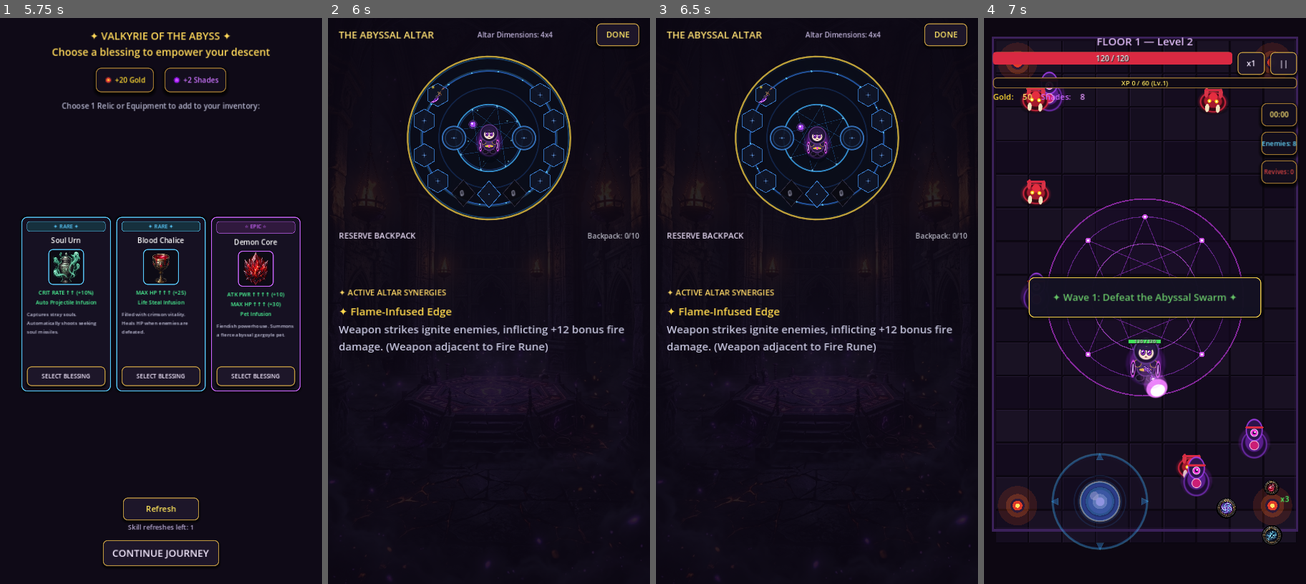
Above: before the commit, frames 1-4 (left to right).
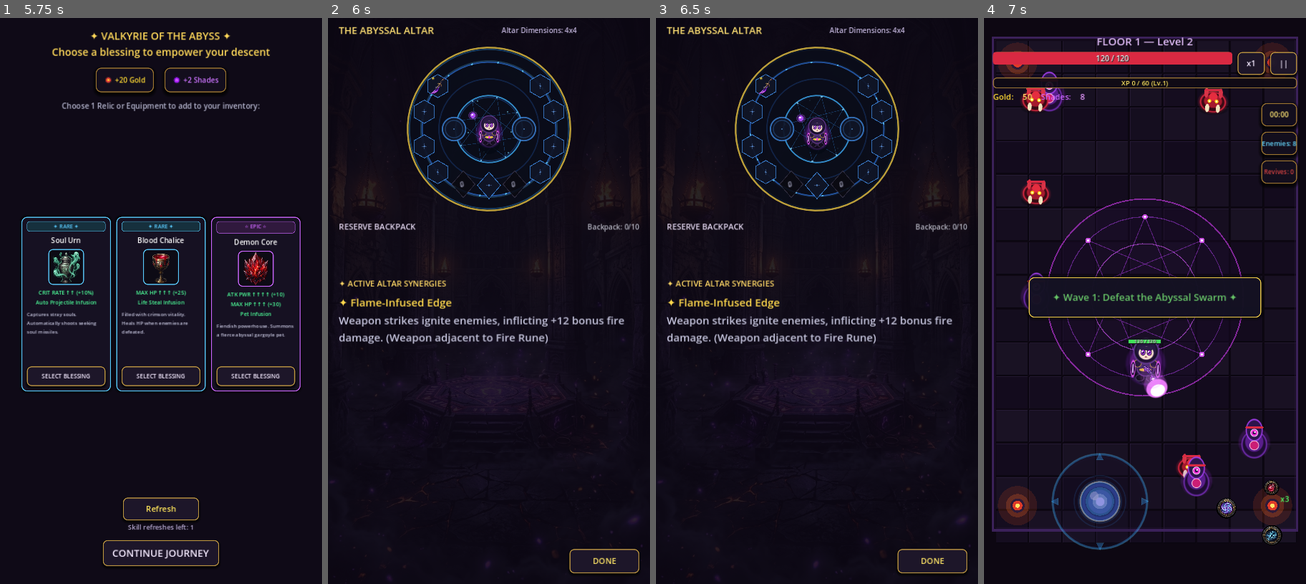
Above: after the commit, the same moments.

Repository: sundar1236/DarkSummoner
Game: Godot game, scene res://scenes/main/main.tscn
Same seed, same stepped clock (60 frames per second), same inputs: the game is played once before the commit and once after it.
Inputs (mouse positions are in pixels of both pictures, inside the frame that each line leads up to):
- Up to frame 1 (5.75 s): click "Normal 1.0x" at 0.5 s; click "Normal 1.0x" at 1.25 s; click "Start (x5 ⚡)" at 2 s; tap Enter at 2.75, 4.35 s; drag from (115, 414) to (193, 170) at 2.77 s; drag from (96, 323) to (128, 453) at 3.52 s; move the mouse to (193, 170) at 4.27 s; hold D 4.28-5 s; drag from (144, 414) to (209, 323) at 5.02 s
- Up to frame 2 (6 s): click "CONTINUE JOURNEY" at 5.75 s
- Up to frame 3 (6.5 s): no input
- Up to frame 4 (7 s): click "DONE" at 6.5 s

Frame 1 is identical in both runs. In frame 2, 9.9% of the frame differs, in the area x 3-97%, y 0-99%; in frame 3, 8.9%; in frame 4, nothing differs.
Error in both runs: Cannot call method 'create_timer' on a null value. (res://scripts/combat/coin_pickup.gd:41)

Commit message:
Move inventory Done action to bottom footer

Diff:
--- a/scenes/inventory/inventory_view.tscn
+++ b/scenes/inventory/inventory_view.tscn
@@ -29,7 +29,7 @@
 toast_panel = NodePath("ToastPanel")
 toast_label = NodePath("ToastPanel/ToastLabel")
 synergy_list_container = NodePath("MainLayout/Scroll/Content/SynergyList")
-btn_close = NodePath("MainLayout/Header/BtnClose")
+btn_close = NodePath("MainLayout/Footer/BtnClose")
 lbl_grid_size = NodePath("MainLayout/Header/LblGridSize")
 lbl_backpack_cap = NodePath("MainLayout/Scroll/Content/BackpackHeader/LblBackpackCap")
 
@@ -85,13 +85,6 @@
 text = "Altar Grid: 4x4"
 horizontal_alignment = 1
 
-[node name="BtnClose" type="Button" parent="MainLayout/Header"]
-custom_minimum_size = Vector2(96, 48)
-layout_mode = 2
-theme_override_colors/font_color = Color(1, 0.9, 0.4, 1)
-theme_override_font_sizes/font_size = 18
-text = "DONE"
-
 [node name="AltarContainer" type="CenterContainer" parent="MainLayout"]
 custom_minimum_size = Vector2(0, 390)
 layout_mode = 2
@@ -231,6 +224,20 @@
 [node name="SynergyList" type="VBoxContainer" parent="MainLayout/Scroll/Content"]
 layout_mode = 2
 theme_override_constants/separation = 6
+
+[node name="Footer" type="HBoxContainer" parent="MainLayout"]
+layout_mode = 2
+
+[node name="FooterSpacer" type="Control" parent="MainLayout/Footer"]
+layout_mode = 2
+size_flags_horizontal = 3
+
+[node name="BtnClose" type="Button" parent="MainLayout/Footer"]
+custom_minimum_size = Vector2(156, 54)
+layout_mode = 2
+theme_override_colors/font_color = Color(1, 0.9, 0.4, 1)
+theme_override_font_sizes/font_size = 18
+text = "DONE"
 
 [node name="ToastPanel" type="PanelContainer" parent="."]
 visible = false
